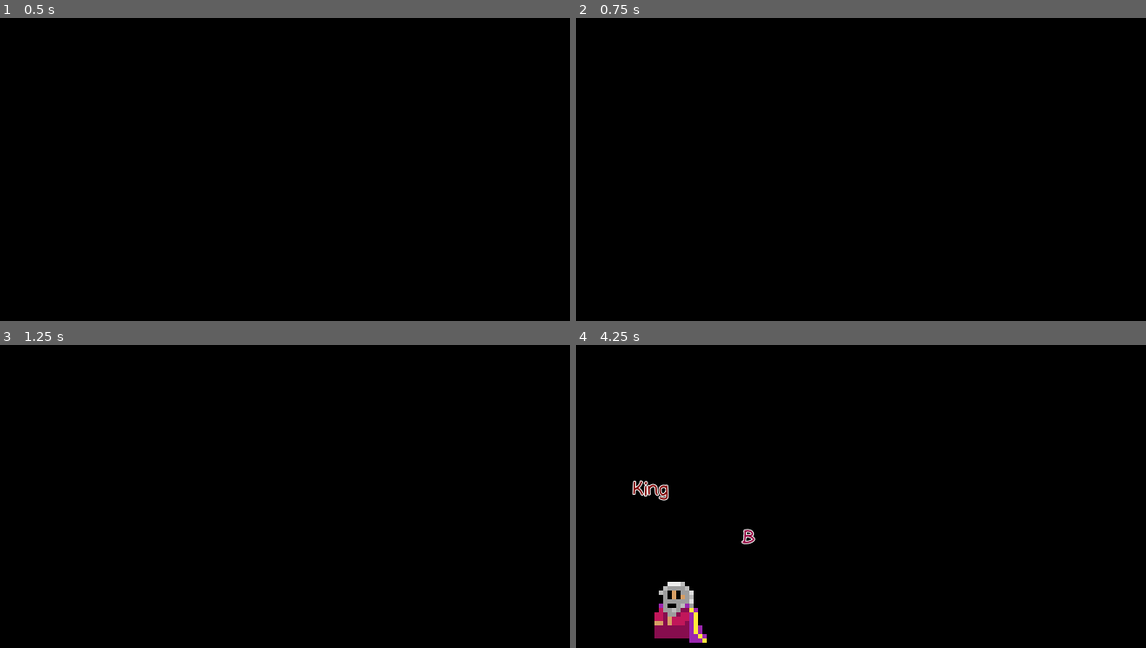
Above: before the commit, frames 1-4 (two rows, left to right).
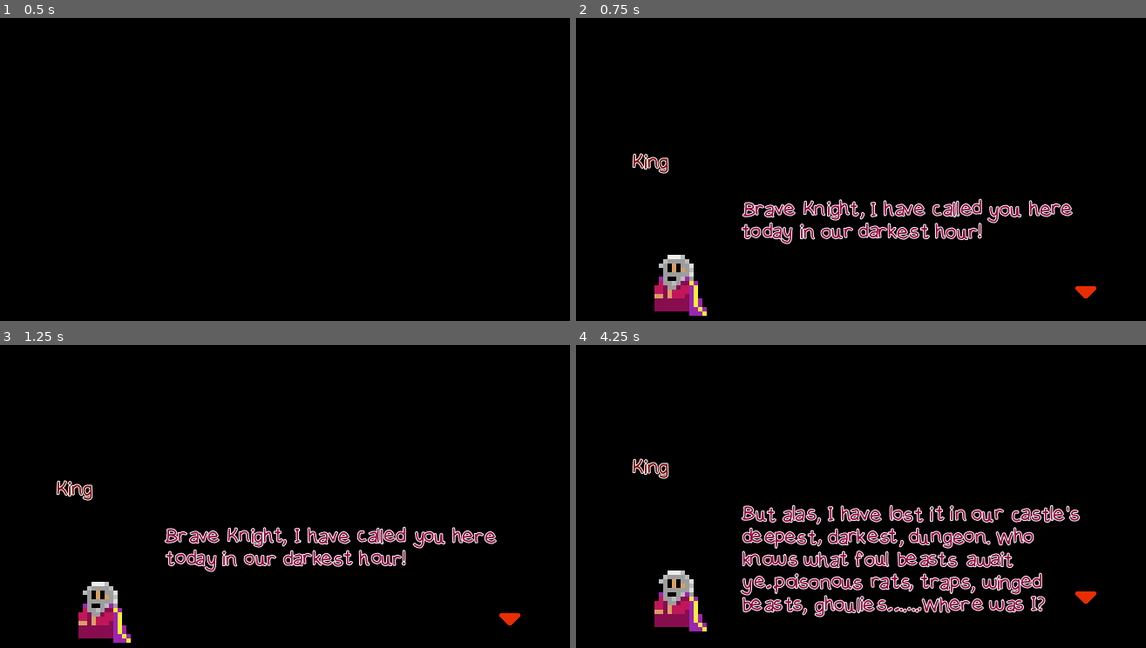
Above: after the commit, the same moments.

Repository: D-Mitt/knight-of-errands
Game: Godot game, scene res://Main.tscn
Same seed, same stepped clock (60 frames per second), same inputs: the game is played once before the commit and once after it. Sound files missing from this copy of the repository are replaced by a short silence.
Inputs (mouse positions are in pixels of both pictures, inside the frame that each line leads up to):
- Up to frame 1 (0.5 s): no input
- Up to frame 2 (0.75 s): tap Enter (confirm) at 0.5 s; move the mouse to (outside the picture) at 0.52 s; hold Right (ui_right) from 0.53 s (still down); hold Enter (confirm) from 0.53 s (still down)
- Up to frame 3 (1.25 s): keep holding Right (ui_right); keep holding Enter (confirm)
- Up to frame 4 (4.25 s): move the mouse to (735, 402) at 1.27 s; release Right (ui_right) at 1.28 s; release Enter (confirm) at 1.28 s; hold Down (ui_down) 1.28-2.03 s; tap Enter (confirm) at 1.35, 2.85 s; move the mouse to (outside the picture) at 2.02 s; hold Right (ui_right) 2.03-2.78 s; hold Enter (confirm) 2.03-2.78 s; move the mouse to (832, 496) at 2.77 s; hold Up (ui_up) 2.78-3.53 s; move the mouse to (1049, 466) at 3.52 s; hold Left (ui_left) from 3.53 s (still down); hold Enter (confirm) from 3.53 s (still down); tap Escape (ui_cancel) at 4.15 s

Frame 1 is identical in both runs. In frame 2, 4.5% of the frame differs, in the area x 9-92%, y 44-99%; in frame 3, 4.5%; in frame 4, 9.7%, in the area x 9-92%, y 37-99%.

Commit message:
set introcution scene to progress to gameplay

Diff:
--- a/Data/Dialogue.json
+++ b/Data/Dialogue.json
@@ -110,69 +110,6 @@
     ],
     "next": "end"
   },
-  "cross_styx": {
-    "text": [
-      "Hello, sir! Would you like to cross the river?"
-    ],
-    "choices": [
-      {
-        "text": "Yes.",
-        "next": "end",
-        "action": [
-          "play_anim cross_river",
-          "play_sound swish"
-        ]
-      },
-      {
-        "text": "No.",
-        "next": "end",
-        "action": [
-          "set has_river_talked true"
-        ]
-      },
-      {
-        "text": "Wait. You're a talking boat?",
-        "next": "styx_talked",
-        "show_only_if": "data has_river_talked is true"
-      }
-    ],
-  },
-  "styx_talked": {
-    "text": [
-      "Yes,| &,| indeed...| I am."
-    ],
-  },
-  "crossed_styx": {
-    "text": [
-      "Sorry, buddy, I'm a one-way boat."
-    ],
-    "next": [
-      "end"
-    ]
-  },
-  "bunny_quest": {
-    "name": "Moon Bunny",
-    "icon": "bunny_default",
-    "voice": "bunny",
-    "text": [
-      "Boy, have you got my mochi?"
-    ],
-    "choices": [
-      {
-        "text": "No",
-        "next": "bunny_quest_not_done",
-        "show_only_if": "player inventory does_not_have mochi"
-      },
-      {
-        "text": "Yes",
-        "next": "bunny_quest_done",
-        "action": [
-          "player inventory remove 1 mochi"
-        ],
-        "show_only_if": "player inventory has mochi"
-      }
-    ],
-  },
   "opening_scene": {
     "name": "King",
     "icon": "king",
@@ -196,7 +133,7 @@
     "icon": "king",
     "voice": "king",
     "text": [
-      "[shake rate=10 level=10]But alas,| I have lost it in our castle's deepest,| darkest,| dungeon.||Who knows what foul beasts await ye|...poisonous rats,| traps,| winged beasts,| ghoulies|..........Where was I? [/shake]"
+      "[shake rate=10 level=10]But alas,| I have lost it in our castle's deepest,| darkest,| dungeon.|| Who knows what foul beasts await ye|...poisonous rats,| traps,| winged beasts,| ghoulies|..........Where was I? [/shake]"
     ],
     "next": "os_4"
   },
@@ -205,20 +142,17 @@
     "icon": "king",
     "voice": "king",
     "text": [
-      "[shake rate=10 level=10]Oh yes.|| I require your aid -|| gather your courage for the journey,| vanquish the evil that lurks below,|rise to your place among the Hall of the Greats,| and return the CROWN||........What say you?||[/shake]"
-    ],
-    "choices": [
-      {
-        "text": "Yes, my liege. I will stop at nothing to retrieve the crown!",
+      "[shake rate=10 level=10]Oh yes.|| I require your aid -|| gather your courage for the journey,| vanquish the evil that lurks below,| rise to your place among the Hall of the Greats,| and return the CROWN||........What say you?||[/shake]"
+    ],
+    "choices": [
+      {
+        "text": "Yes, my liege. I will retrieve the crown!",
         "next": "boring_spiel_accept"
       },
       {
         "text": "Can you repeat that? I wasn't paying attention...",
         "next": "boring_spiel_decline"
-      },
-    ],
-    "action": [
-      "screen shake"
+      }
     ]
   },
   "boring_spiel_accept": {
@@ -226,7 +160,7 @@
     "icon": "king",
     "voice": "king",
     "text": [
-      "[shake rate=10 level=10]You are very brave indeed,| now heed these words of wisdom!|| I am reminded of the time when,| as a …(181 unchanged characters)…
+      "[shake rate=10 level=10]You are very brave indeed,| now heed these words of wisdom:|| I am reminded of the time when,| as a …(181 unchanged characters)…
     ],
     "action": [
       "play_anim Sleep"
@@ -250,91 +184,29 @@
     "icon": "king",
     "voice": "king",
     "text": [
-      "[shake rate=10 level=10]...|The next thing you know...|||......bananaas and milk...|...........scraping mud off my boots......|.....|it was the funniest thing..........|And that's how I obtained 5 loaves of bread from the market that day...|[/shake]"
+      "[shake rate=10 level=10]...|The next thing you know...|||......bananas and milk...|...........scraping mud off my boots......|..........|it was the funniest thing ye know?.............|And that's how I obtained 5 loaves of bread from the market that day...|[/shake]"
+    ],
+    "choices": [
+      {
+        "text": "You are very wise, Your Majesty",
+        "next": "onward"
+      },
+      {
+        "text": "I'm going to go now...",
+        "next": "onward"
+      }
     ],
     "action": [
       "play_anim Sleep"
+    ]
+  },
+  "onward": {
+    "name": "King",
+    "icon": "king",
+    "voice": "king",
+    "text": [
+      "[shake rate=10 level=10]Onward, stalwart knight!|[/shake]"
     ],
     "next": "end"
-  },
-
-  "bunny_quest_not_done": {
-    "name": "Moon Bunny",
-    "icon": "bunny_closed_eyes",
-    "voice": "bunny",
-    "text": [
-      "Don't keep me waiting, boy."
-    ],
-    "next": "end"
-  },
-  "bunny_quest_done": {
-    "name": "Moon Bunny",
-    "icon": "bunny_default",
-    "voice": "bunny",
-    "text": [
-      "Wonderful!"
-    ],
-    "next": "end"
-  },
-  "pickup_mochi": {
-    "voice": "item",
-    "text": [
-      "You picked up a mochi!"
-    ],
-    "action": [
-      "player inventory add 1 mochi",
-      "play_sound item_pickup"
-    ]
-  },
-  "tweet": {
-    "name": "Tweety",
-    "voice": "bird",
-    "icon": "bird",
-    "text": [
-      "Hey yo! Have you heard about the new tweet?"
-    ],
-    "choices": [
-      {
-        "text": "No. Tell me more.",
-        "next": "tweet_joke"
-      },
-      {
-        "text": "Yes, no need to say anymore.",
-        "next": "tweet_no_joke"
-      },
-    ],
-    "action": [
-      "screen shake"
-    ]
-  },
-  "tweet_no_joke": {
-    "name": "Tweety",
-    "voice": "bird",
-    "icon": "bird",
-    "text": [
-      "Aw c'mon man, I was just try'n to make a joke. Play along, you big ol' sop."
-    ],
-  },
-  "tweet_joke": {
-    "name": "Tweety",
-    "voice": "bird",
-    "icon": "bird",
-    "text": [
-      "Well, they just couldn't stop tweeting! | \n [shake rate=5 level=10] HAHA!! | HAHA!![/shake]",
-      "Well? Did you like it?"
-    ],
-    "choices": [
-      {
-        "text": "Yes! Tell me more.",
-        "next": "tweet"
-      },
-      {
-        "text": "No, I don't understand...",
-        "next": "tweet_no_joke"
-      },
-    ],
-    "action": [
-      "screen shake"
-    ],
   }
 }
--- a/Dungeon.tscn
+++ b/Dungeon.tscn
@@ -561,7 +561,6 @@
 "Stairs",
 ] instance=ExtResource( 5 )]
 position = Vector2( 14.4, 43.2 )
-scale = Vector2( 1, 1 )
 script = ExtResource( 6 )
 
 [node name="RichTextLabel" type="RichTextLabel" parent="Stairs"]
--- /dev/null
+++ b/Introduction.gd
@@ -0,0 +1,22 @@
+extends Node2D
+
+signal intro_completed
+
+export var talk_id = "0"
+
+# Called when the node enters the scene tree for the first time.
+func _ready():
+	set_process(false)
+
+
+# Called every frame. 'delta' is the elapsed time since the previous frame.
+func _process(_delta):
+	pass
+
+func _on_StartScreen_game_started():
+	UI.connect("dialog_ended", self, "_on_dialog_ended")
+	UI.start_dialog(talk_id)
+
+func _on_dialog_ended(_text_id):
+	UI.disconnect("dialog_ended", self, "_on_dialog_ended")
+	emit_signal("intro_completed")
--- /dev/null
+++ b/Introduction.tscn
@@ -0,0 +1,57 @@
+[gd_scene load_steps=5 format=2]
+
+[ext_resource path="res://Introduction.gd" type="Script" id=1]
+[ext_resource path="res://UI/UI.tscn" type="PackedScene" id=2]
+[ext_resource path="res://UI/AnimationPlayer.gd" type="Script" id=3]
+
+[sub_resource type="Animation" id=1]
+resource_name = "Sleep"
+length = 20.0
+tracks/0/type = "value"
+tracks/0/path = NodePath(".:modulate")
+tracks/0/interp = 1
+tracks/0/loop_wrap = true
+tracks/0/imported = false
+tracks/0/enabled = true
+tracks/0/keys = {
+"times": PoolRealArray( 0, 1, 2, 3, 4, 6, 8, 12, 16, 20 ),
+"transitions": PoolRealArray( 1, 1, 1, 1, 1, 1, 1, 1, 1, 1 ),
+"update": 0,
+"values": [ Color( 0, 0, 0, 0 ), Color( 0, 0, 0, 0.498039 ), Color( 0, 0, 0, 1 ), Color( 0, 0, 0, 0.498039 ), Color( 0, 1, 0, 0 ), Color( 0, 0, 0, 1 ), Color( 0, 0, 0, 1 ), Color( 0, 0, 0, 0 ), Color( 0, 0, 0, 1 ), Color( 0, 0, 0, 0 ) ]
+}
+tracks/1/type = "value"
+tracks/1/path = NodePath(".:color")
+tracks/1/interp = 1
+tracks/1/loop_wrap = true
+tracks/1/imported = false
+tracks/1/enabled = true
+tracks/1/keys = {
+"times": PoolRealArray( 0 ),
+"transitions": PoolRealArray( 1 ),
+"update": 0,
+"values": [ Color( 0, 0, 0, 1 ) ]
+}
+
+[node name="Introduction" type="Node2D"]
+script = ExtResource( 1 )
+talk_id = "opening_scene"
+
+[node name="UI" parent="." instance=ExtResource( 2 )]
+
+[node name="CanvasLayer" type="CanvasLayer" parent="."]
+layer = 4
+
+[node name="ColorRect" type="ColorRect" parent="CanvasLayer"]
+modulate = Color( 0, 0, 0, 0 )
+anchor_right = 1.0
+anchor_bottom = 1.0
+color = Color( 0, 0, 0, 1 )
+__meta__ = {
+"_edit_use_anchors_": false
+}
+
+[node name="AnimationPlayer" type="AnimationPlayer" parent="CanvasLayer/ColorRect"]
+anims/Sleep = SubResource( 1 )
+script = ExtResource( 3 )
+
+[connection signal="animation_finished" from="CanvasLayer/ColorRect/AnimationPlayer" to="CanvasLayer/ColorRect/AnimationPlayer" method="_on_animation_finished"]
--- a/Main.gd
+++ b/Main.gd
@@ -9,9 +9,10 @@
 
 
 func _on_StartScreen_game_started():
-	_transition_rect.transition_to(get_node("StartScreen"), get_node("Dungeon"))
+	_transition_rect.transition_to(get_node("StartScreen"), get_node("Introduction"))
 
-
+func _on_Introduction_intro_completed():
+	_transition_rect.transition_to(get_node("Introduction"), get_node("Dungeon"))
 
 func _on_Dungeon_completed_level():
 	_transition_rect.transition_to(get_node("Dungeon"), get_node("EndingScreen"))
--- a/Main.tscn
+++ b/Main.tscn
@@ -7,13 +7,16 @@
 [ext_resource path="res://Dungeon.gd" type="Script" id=5]
 [ext_resource path="res://EndingScreen.gd" type="Script" id=6]
 [ext_resource path="res://EndingScreen.tscn" type="PackedScene" id=7]
+[ext_resource path="res://Introduction.tscn" type="PackedScene" id=8]
 
 [node name="Main" type="Node2D"]
 script = ExtResource( 4 )
 
-[node name="StartScreen" parent="." groups=[
+[node name="StartScreen" parent="." instance=ExtResource( 2 )]
+
+[node name="Introduction" parent="." groups=[
 "start",
-] instance=ExtResource( 2 )]
+] instance=ExtResource( 8 )]
 
 [node name="Dungeon" parent="." groups=[
 "dungeon",
@@ -26,4 +29,6 @@
 [node name="SceneWrapper" parent="." instance=ExtResource( 1 )]
 
 [connection signal="game_started" from="StartScreen" to="." method="_on_StartScreen_game_started"]
+[connection signal="game_started" from="StartScreen" to="Introduction" method="_on_StartScreen_game_started"]
+[connection signal="intro_completed" from="Introduction" to="." method="_on_Introduction_intro_completed"]
 [connection signal="completed_level" from="Dungeon" to="." method="_on_Dungeon_completed_level"]
--- a/StartScreen.gd
+++ b/StartScreen.gd
@@ -11,6 +11,5 @@
 
 # Called every frame. 'delta' is the elapsed time since the previous frame.
 func _process(_delta):
-	if Input.is_action_just_pressed("ui_cancel"):
-		#emit_signal("game_started")
-		UI.start_dialog(talk_id)
+	if Input.is_action_just_pressed("confirm"):
+		emit_signal("game_started")
--- a/StartScreen.tscn
+++ b/StartScreen.tscn
@@ -1,57 +1,6 @@
-[gd_scene load_steps=5 format=2]
+[gd_scene load_steps=2 format=2]
 
 [ext_resource path="res://StartScreen.gd" type="Script" id=1]
-[ext_resource path="res://UI/UI.tscn" type="PackedScene" id=2]
-[ext_resource path="res://UI/AnimationPlayer.gd" type="Script" id=3]
-
-[sub_resource type="Animation" id=1]
-resource_name = "Sleep"
-length = 20.0
-tracks/0/type = "value"
-tracks/0/path = NodePath(".:modulate")
-tracks/0/interp = 1
-tracks/0/loop_wrap = true
-tracks/0/imported = false
-tracks/0/enabled = true
-tracks/0/keys = {
-"times": PoolRealArray( 0, 1, 2, 3, 4, 6, 8, 12, 16, 20 ),
-"transitions": PoolRealArray( 1, 1, 1, 1, 1, 1, 1, 1, 1, 1 ),
-"update": 0,
-"values": [ Color( 0, 0, 0, 0 ), Color( 0, 0, 0, 0.498039 ), Color( 0, 0, 0, 1 ), Color( 0, 0, 0, 0.498039 ), Color( 0, 1, 0, 0 ), Color( 0, 0, 0, 1 ), Color( 0, 0, 0, 1 ), Color( 0, 0, 0, 0 ), Color( 0, 0, 0, 1 ), Color( 0, 0, 0, 0 ) ]
-}
-tracks/1/type = "value"
-tracks/1/path = NodePath(".:color")
-tracks/1/interp = 1
-tracks/1/loop_wrap = true
-tracks/1/imported = false
-tracks/1/enabled = true
-tracks/1/keys = {
-"times": PoolRealArray( 0 ),
-"transitions": PoolRealArray( 1 ),
-"update": 0,
-"values": [ Color( 0, 0, 0, 1 ) ]
-}
 
 [node name="StartScreen" type="Node2D"]
 script = ExtResource( 1 )
-talk_id = "opening_scene"
-
-[node name="UI" parent="." instance=ExtResource( 2 )]
-
-[node name="CanvasLayer" type="CanvasLayer" parent="."]
-layer = 4
-
-[node name="ColorRect" type="ColorRect" parent="CanvasLayer"]
-modulate = Color( 0, 1, 0, 0 )
-anchor_right = 1.0
-anchor_bottom = 1.0
-color = Color( 0, 0, 0, 1 )
-__meta__ = {
-"_edit_use_anchors_": false
-}
-
-[node name="AnimationPlayer" type="AnimationPlayer" parent="CanvasLayer/ColorRect"]
-anims/Sleep = SubResource( 1 )
-script = ExtResource( 3 )
-
-[connection signal="animation_finished" from="CanvasLayer/ColorRect/AnimationPlayer" to="CanvasLayer/ColorRect/AnimationPlayer" method="_on_animation_finished"]
--- a/UI/UI.gd
+++ b/UI/UI.gd
@@ -19,3 +19,7 @@
 
 func _on_dialog_ended(text_id):
 	emit_signal("dialog_ended", text_id)
+
+
+func _on_DialogBlack_dialog_ended(text_id):
+	pass # Replace with function body.
--- a/UI/UI.tscn
+++ b/UI/UI.tscn
@@ -42,4 +42,6 @@
 [node name="Next" parent="DialogBlack/NextIcon" index="0"]
 position = Vector2( 0, 0 )
 
+[connection signal="dialog_ended" from="DialogBlack" to="." method="_on_dialog_ended"]
+
 [editable path="DialogBlack"]
--- a/UI/dialog/dialog.gd
+++ b/UI/dialog/dialog.gd
@@ -118,10 +118,10 @@
 func continue_dialog():
 	# Case 1: text was mid printing, so we want to skip text animation and show rest of text
 	if text_not_all_visible():
-		pass
-#		print("text midprint")
-#		text_dialog.visible_characters = text_dialog.bbcode_text.length()
-#		show_choices()
+#		pass
+		print("text midprint")
+		text_dialog.visible_characters = text_dialog.bbcode_text.length()
+		show_choices()
 	else:
 		print("text end")
 		# Case 2: text was done printing, so we want to go to next portion of dialog
Not shown: 1 places in Main.tscn that only renumber resources
